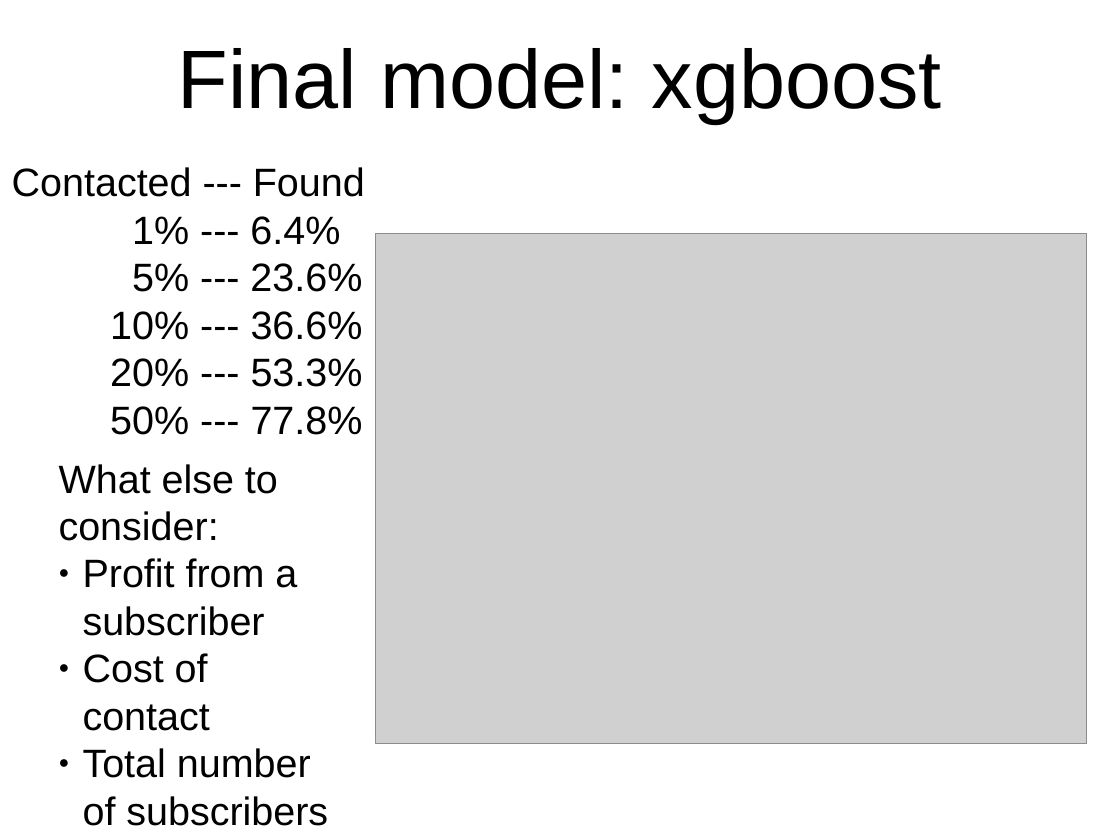
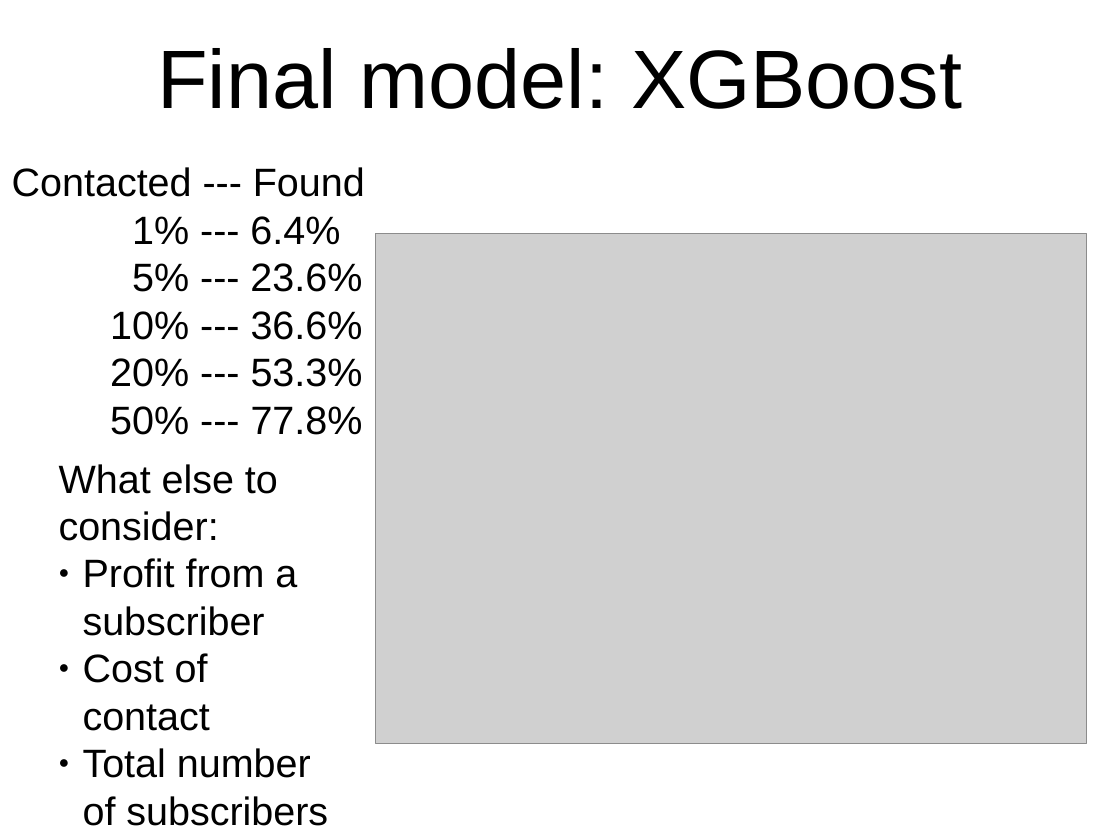
Before and after one commit to GL-Li/QL-case-study, a slide deck: slide 8 of report.odp. Drawn at 1120x840 pixels with LibreOffice and Linux fonts; fonts in the diff are those of the drawing; grey boxes stand for pictures. Boxes give left, top, right and bottom in pixels: in the first picture for what was removed or moved away, otherwise in the second. Text is boxed around its words. In the diff, an @@ line names an element or a change of style, - is before the commit and + after.

```diff
--- a/report.odp
+++ b/report.odp
@@ title at [157, 48, 962, 109]: text changed @@
-Final model: xgboost
+Final model: XGBoost
```
Also in this commit, not shown: 8 other slides changed, 27 other files.
